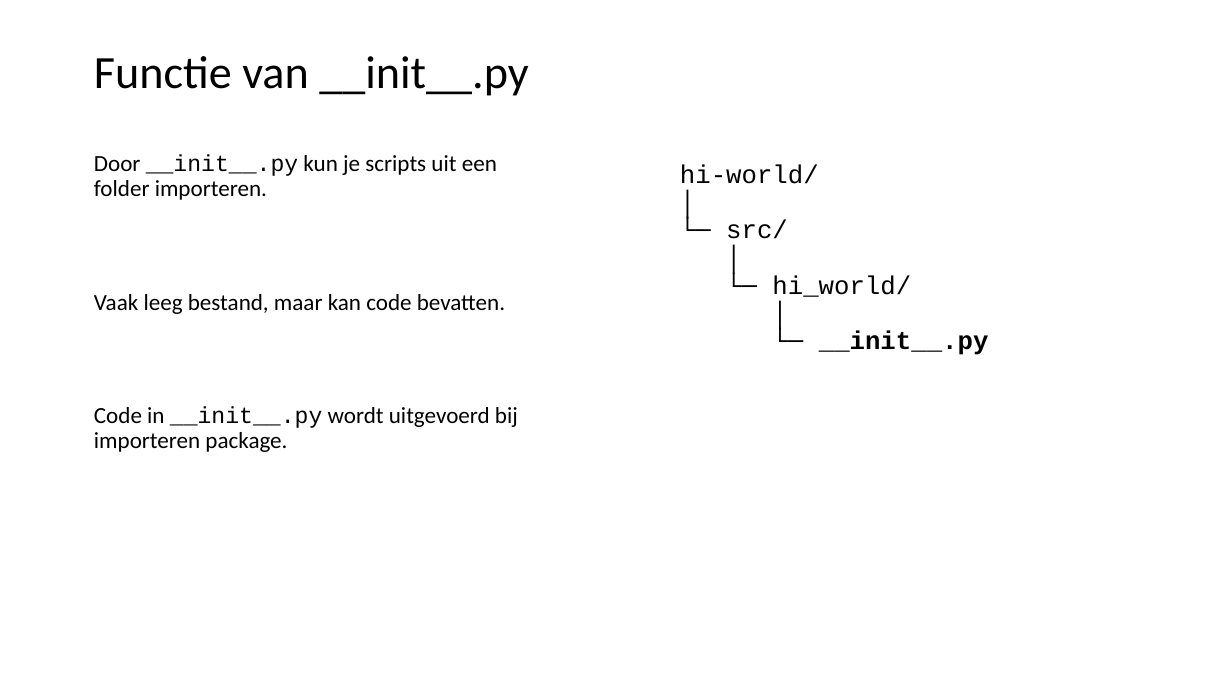
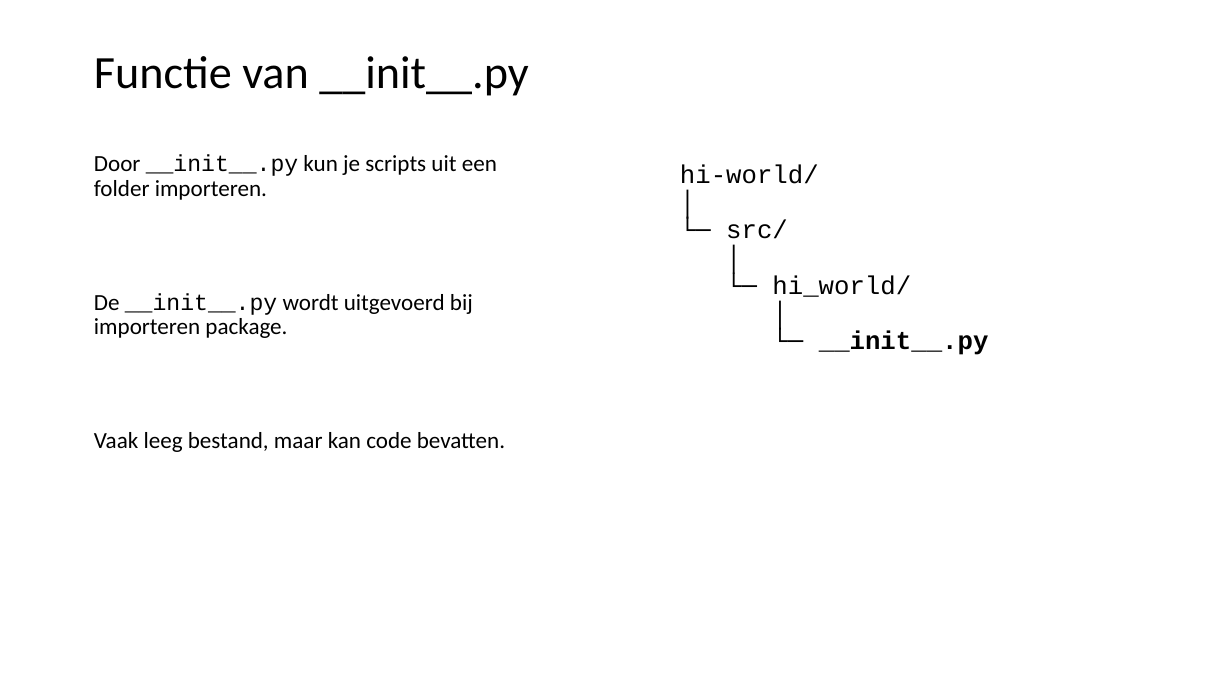
Before and after one commit to LFKoning/knowledge-sharing, a slide deck: slide 40 of python_course_4p/1_venv_package/1_venv_package.pptx. Drawn at 1232x693 pixels with LibreOffice and Linux fonts; fonts in the diff are those of the drawing. Boxes give left, top, right and bottom in pixels: in the first picture for what was removed or moved away, otherwise in the second. Text is boxed around its words. In the diff, an @@ line names an element or a change of style, - is before the commit and + after.

```diff
--- a/python_course_4p/1_venv_package/1_venv_package.pptx
+++ b/python_course_4p/1_venv_package/1_venv_package.pptx
@@ text at bbox=[94, 293, 473, 338]: paragraph added @@
+De __init__.py wordt uitgevoerd bij importeren package.
@@ text at bbox=[94, 406, 518, 452]: paragraph removed @@
-Code in __init__.py wordt uitgevoerd bij importeren package.
```
Also in this commit, not shown: 8 other slides changed, 2 slides added, 1 other file.
